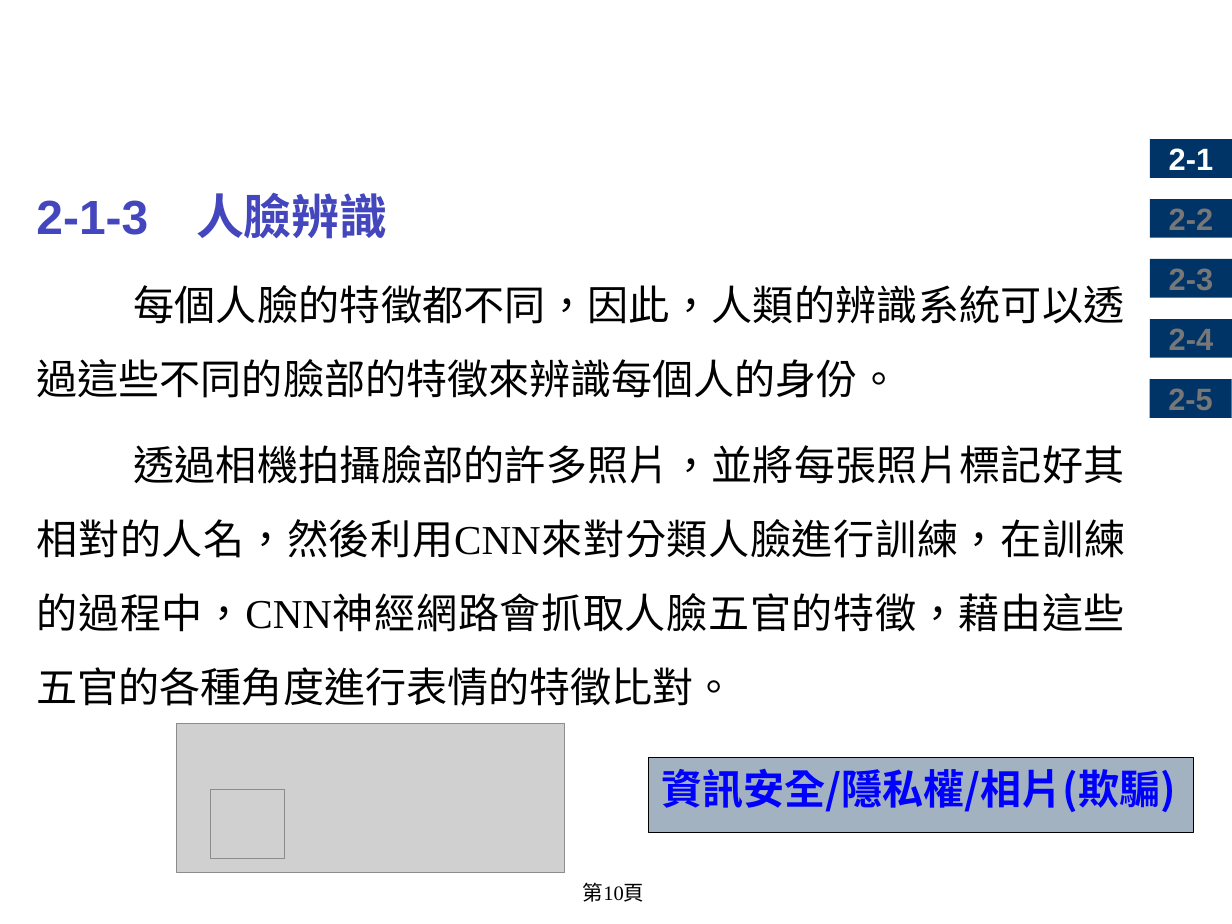
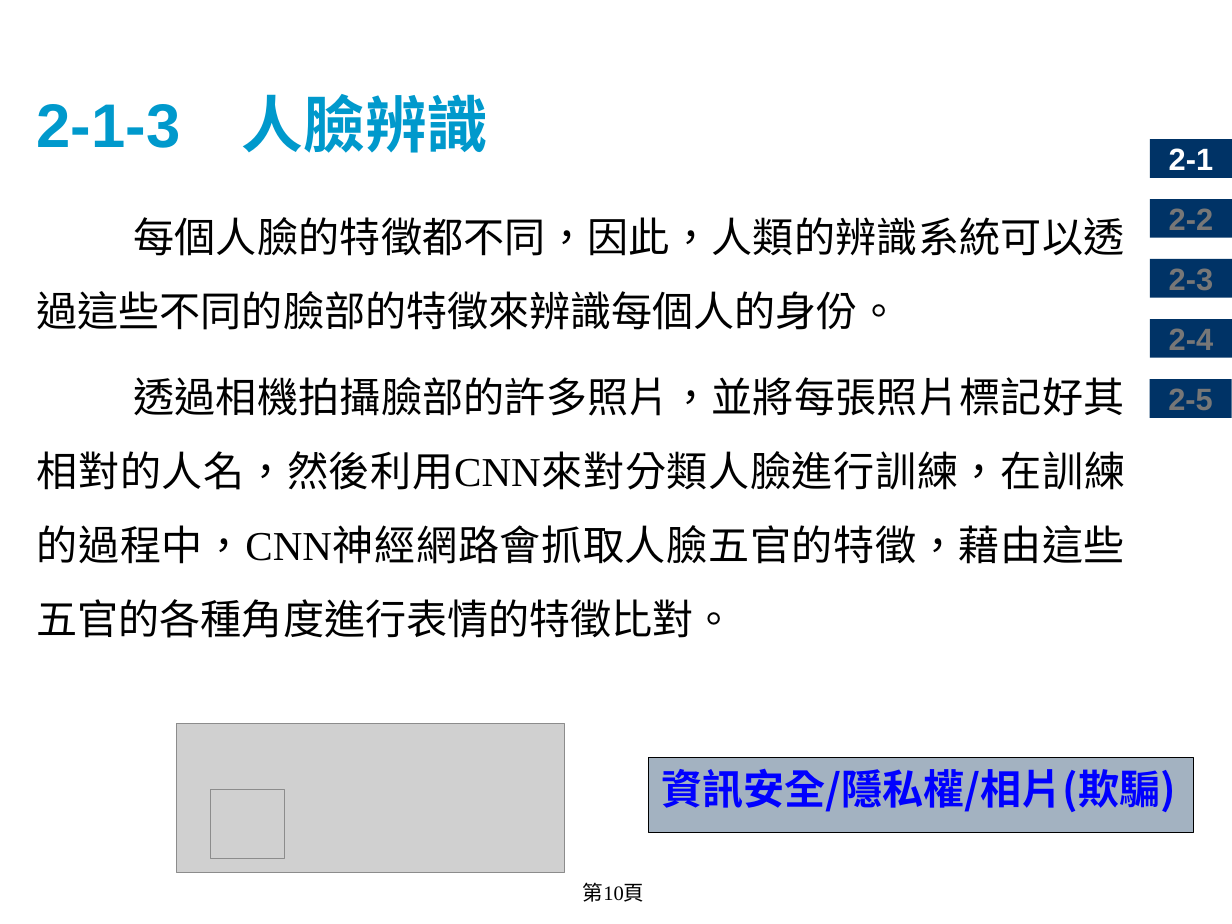
Before and after one commit to chih-chengwu/Artificial-Intelligence-MD, a slide deck: slide 10 of 2.人工智慧應用.pptx. Drawn at 1232x924 pixels with LibreOffice and Linux fonts; fonts in the diff are those of the drawing; grey boxes stand for pictures; background and template pictures are left out. Boxes give left, top, right and bottom in pixels: in the first picture for what was removed or moved away, otherwise in the second. Text is boxed around its words. In the diff, an @@ line names an element or a change of style, - is before the commit and + after.

```diff
--- a/2.人工智慧應用.pptx
+++ b/2.人工智慧應用.pptx
@@ title added at <box>36,94,488,153</box>, 36 pt, text #0099CC, bold @@
+2-1-3 人臉辨識
@@ text at <box>36,193,387,239</box>: paragraph removed @@
-2-1-3 人臉辨識
```
Also in this commit, not shown: 43 other slides changed, 14 slides added, 14 slides removed, 3 other files.
